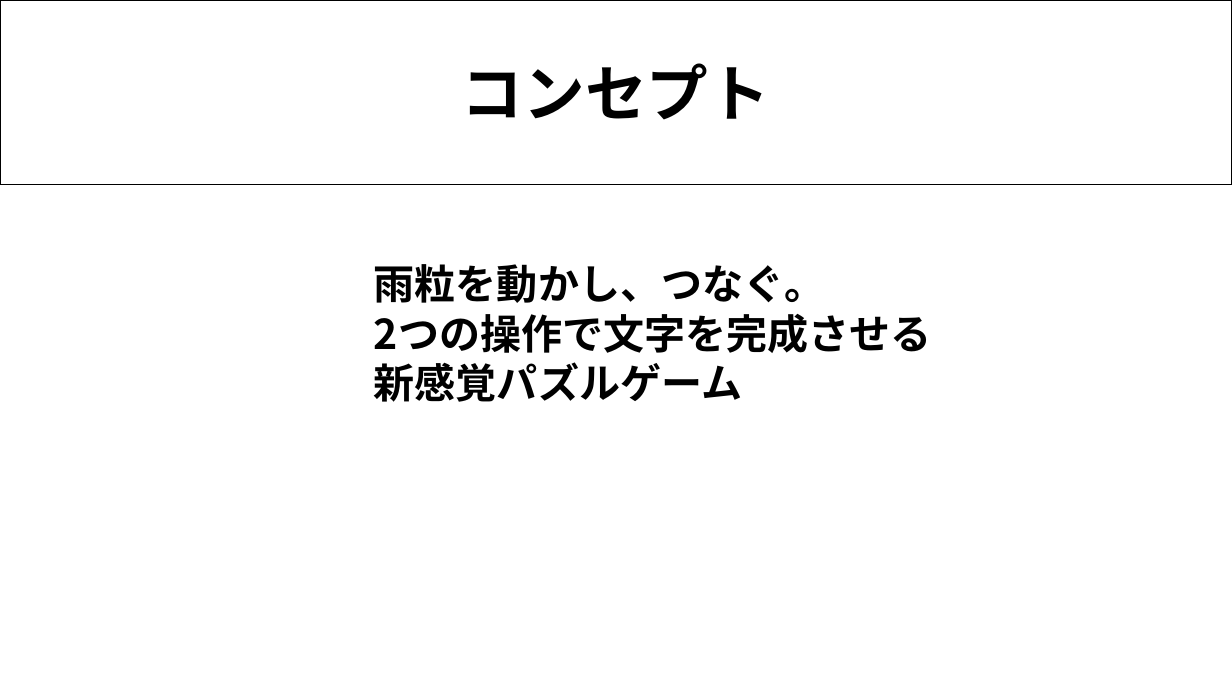
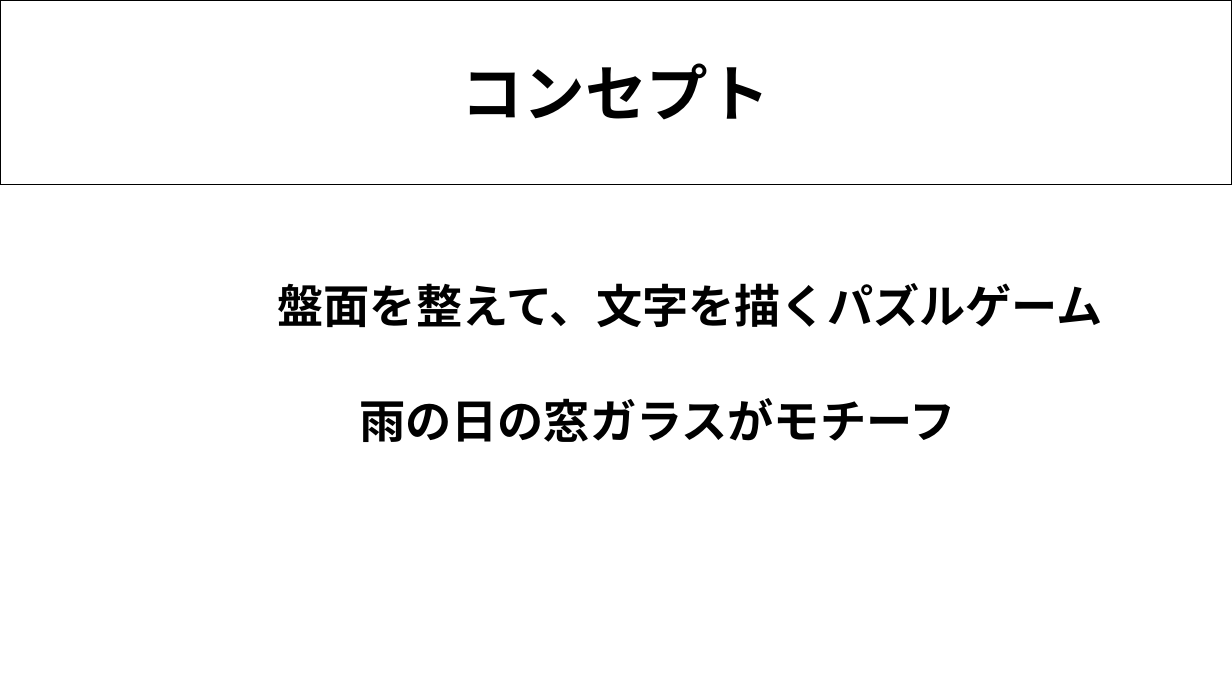
Before and after one commit to 2025Game/12Yamamoto, a slide deck: slide 2 of 3DLV3/Plam/雨粒を使って描く.pptx. Drawn at 1232x693 pixels with LibreOffice and Linux fonts; fonts in the diff are those of the drawing. Boxes give left, top, right and bottom in pixels: in the first picture for what was removed or moved away, otherwise in the second. Text is boxed around its words. In the diff, an @@ line names an element or a change of style, - is before the commit and + after.

```diff
--- a/3DLV3/Plam/雨粒を使って描く.pptx
+++ b/3DLV3/Plam/雨粒を使って描く.pptx
@@ rectangle "盤面を整えて、文字を描くパズルゲーム": place and size @@
-rectangle "盤面を整えて、文字を描くパズルゲーム" at (365, 242, 1232, 450)
+rectangle "盤面を整えて、文字を描くパズルゲーム" at (257, 242, 1125, 450)
@@ text in rectangle at (277, 283, 1103, 327): text changed; size 32 to 36 pt @@
-雨粒を動かし、つなぐ。
-2つの操作で文字を完成させる
-新感覚パズルゲーム
+盤面を整えて、文字を描くパズルゲーム
@@ rectangle added at (224, 358, 1092, 566), fill #FFFFFF, outline #FFFFFF 1 pt, 36 pt, text #000000, bold @@
+雨の日の窓ガラスがモチーフ
```
Also in this commit, not shown: 10 other slides changed, 3 slides added, 1 slide removed, 11 other files.
